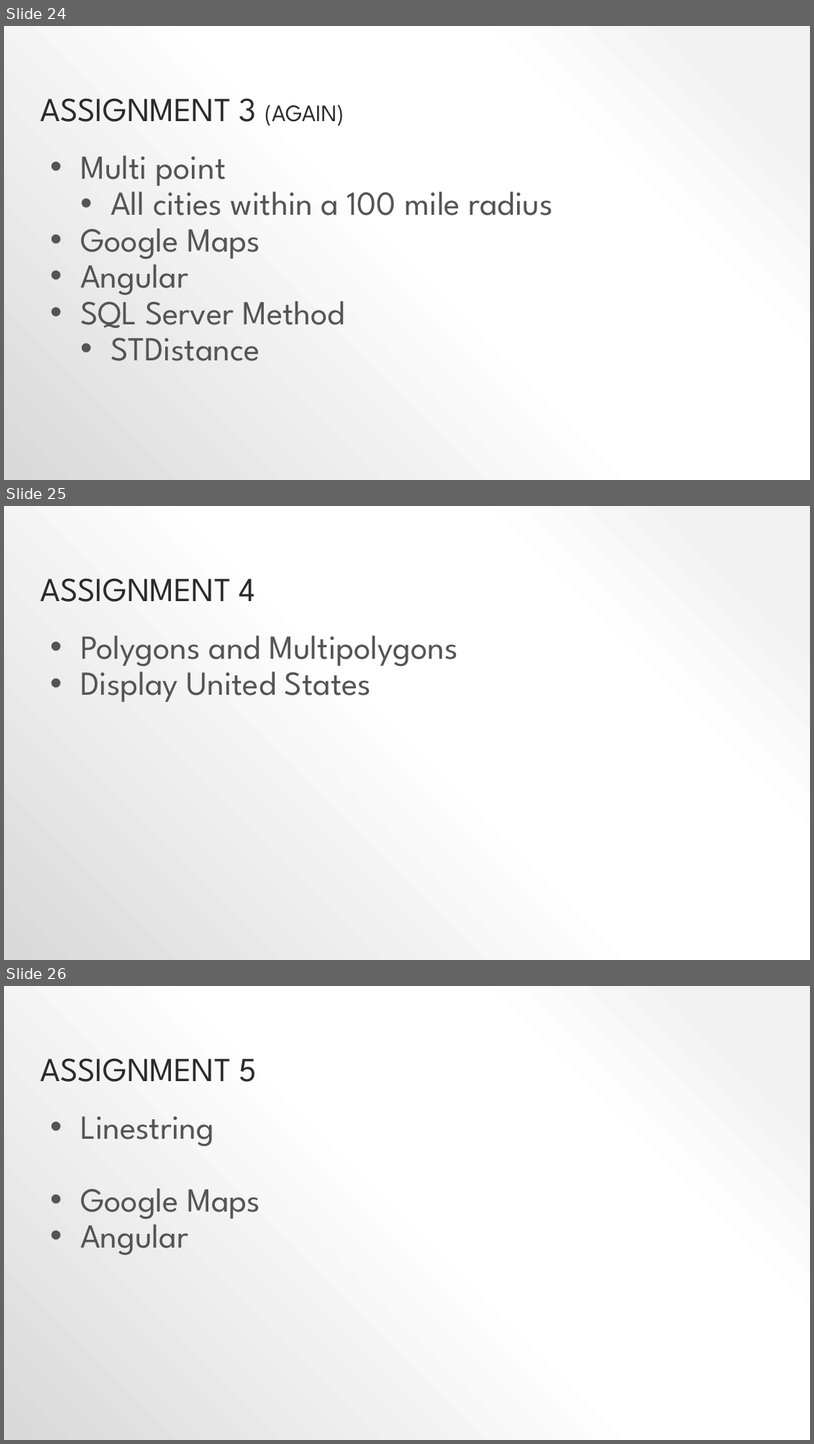
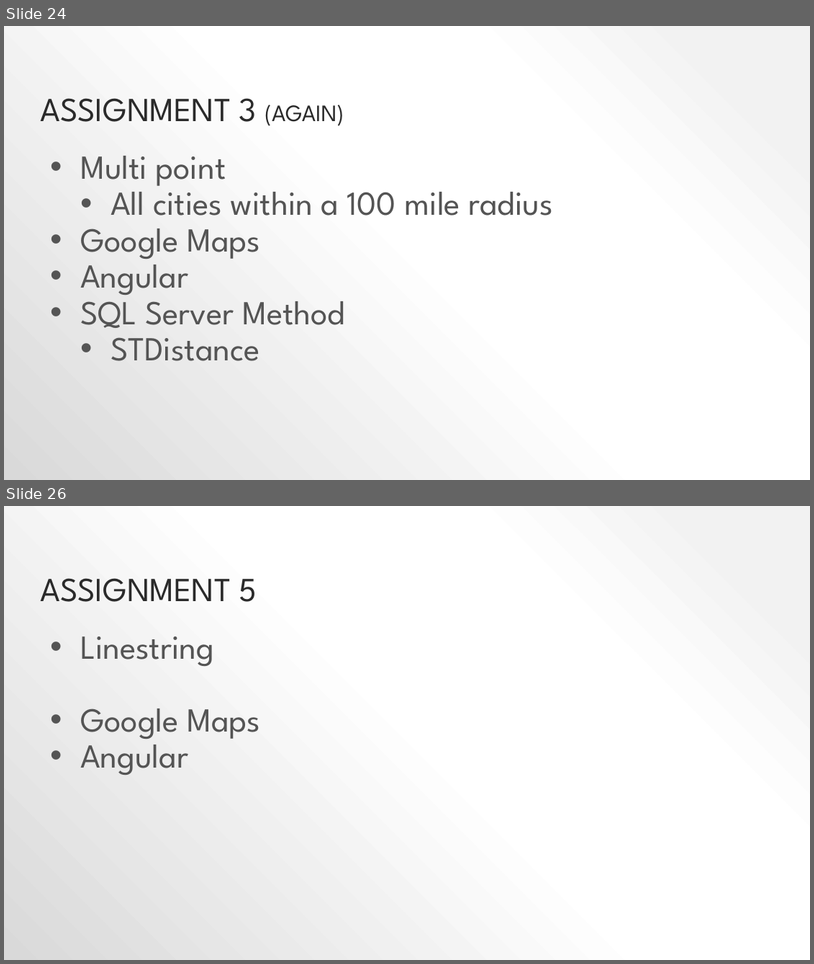
Before and after one commit to pjsteele/techtalksky, a slide deck: presentation/techTalk.pptx. Shown one above the other, each under a label of ours: slides 24, 25 and 26 before the commit, slides 24 and 26 after it; the slides between them are not shown. The pictures are 814x1444 and 814x964 pixels, drawn with LibreOffice and Linux fonts; fonts in the diff are those of the drawing. Boxes give left, top, right and bottom in pixels: in the first picture for what was removed or moved away, otherwise in the second. Text is boxed around its words. In the diff, an @@ line names an element or a change of style, - is before the commit and + after.

```diff
--- a/presentation/techTalk.pptx
+++ b/presentation/techTalk.pptx
@@ slide 25 removed at (4,506,810,960), background gradient #F2F2F2 to #FFFFFF to #D9D9D9 @@
@@ title removed at (40,578,256,602) @@
-ASSIGNMENT 4
@@ text removed at (80,636,458,702) @@
-• Polygons and Multipolygons
-• Display United States
```
Also in this commit, not shown: 2 slides changed, 2 slides added, 6 other files.
